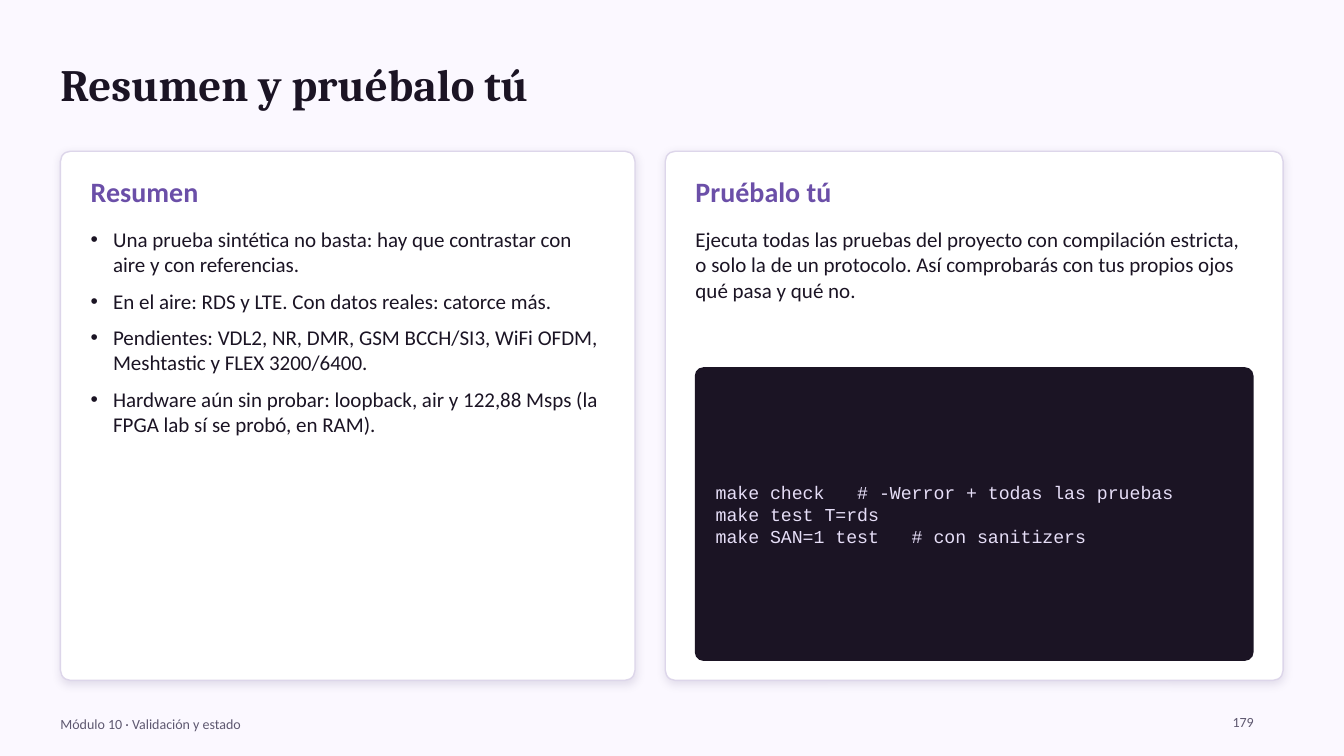
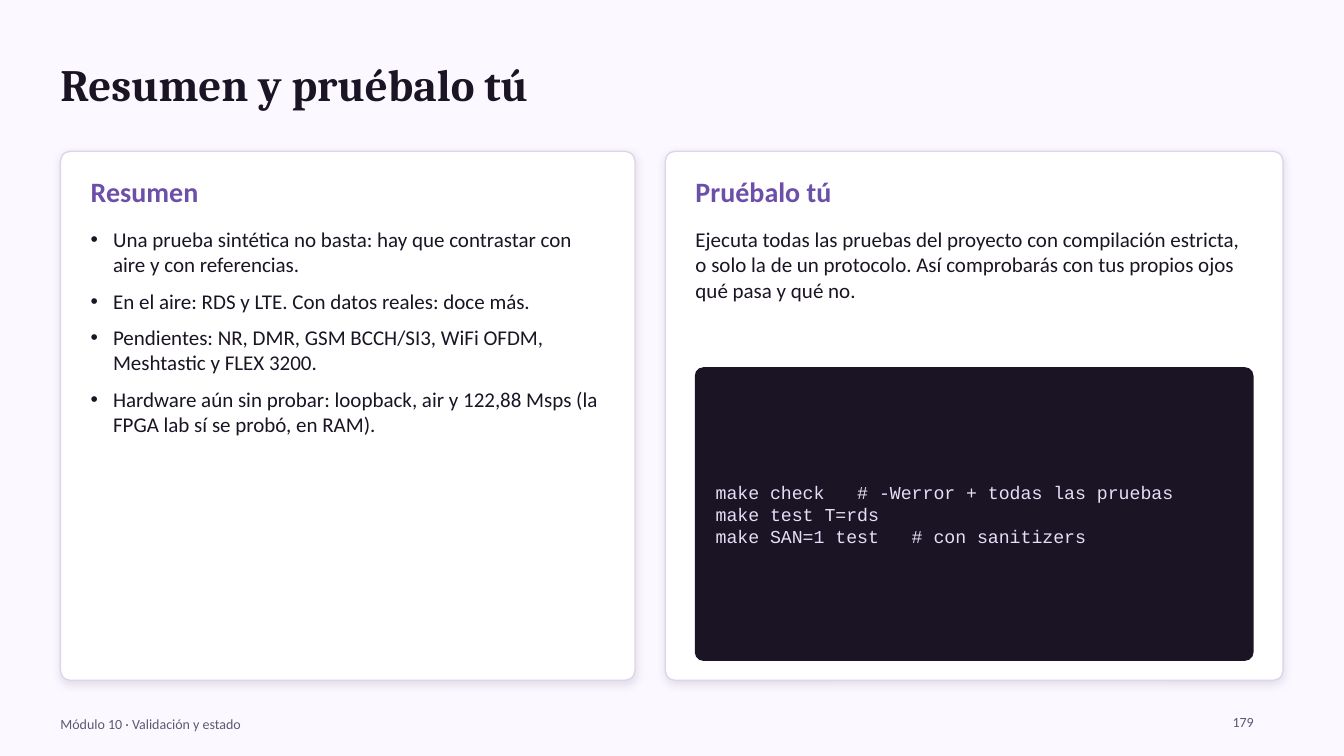
Before and after one commit to jlasherasTracasa/bladerf-suite, a slide deck: slide 179 of docs/presentacion/BladeRF_Lab.pptx. Drawn at 1344x756 pixels with LibreOffice and Linux fonts; fonts in the diff are those of the drawing. Boxes give left, top, right and bottom in pixels: in the first picture for what was removed or moved away, otherwise in the second. Text is boxed around its words. In the diff, an @@ line names an element or a change of style, - is before the commit and + after.

Commit message:
Matriz de validación honesta (ADS-B, DSC, LoRa y Meshtastic sin señal real → sintético/referencia) y curso regenerado con el estado actual

```diff
--- a/docs/presentacion/BladeRF_Lab.pptx
+++ b/docs/presentacion/BladeRF_Lab.pptx
@@ text at box(113, 294, 544, 374): text changed @@
-• En el aire: RDS y LTE. Con datos reales: catorce más.
-• Pendientes: VDL2, NR, DMR, GSM BCCH/SI3, WiFi OFDM, Meshtastic y FLEX 3200/6400.
+• En el aire: RDS y LTE. Con datos reales: doce más.
+• Pendientes: NR, DMR, GSM BCCH/SI3, WiFi OFDM, Meshtastic y FLEX 3200.
```
Also in this commit, not shown: 24 other slides changed, 6 other files.
